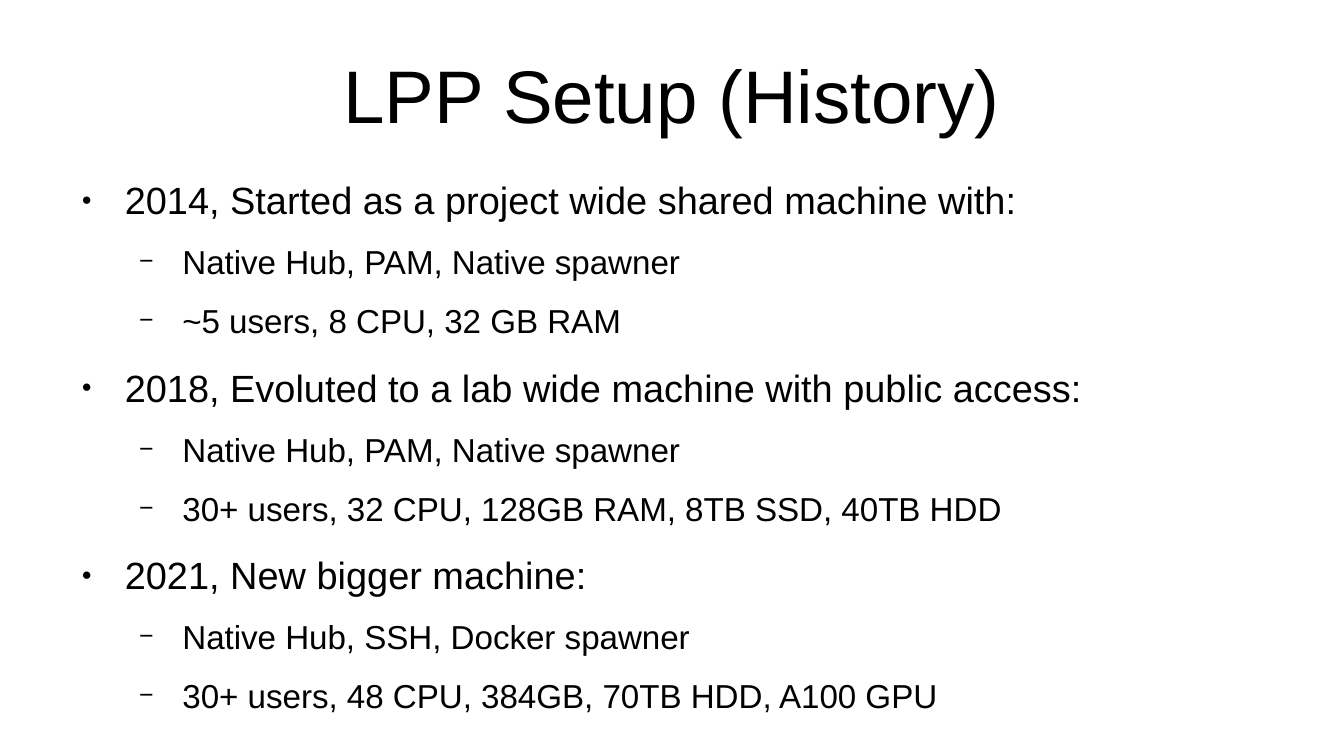
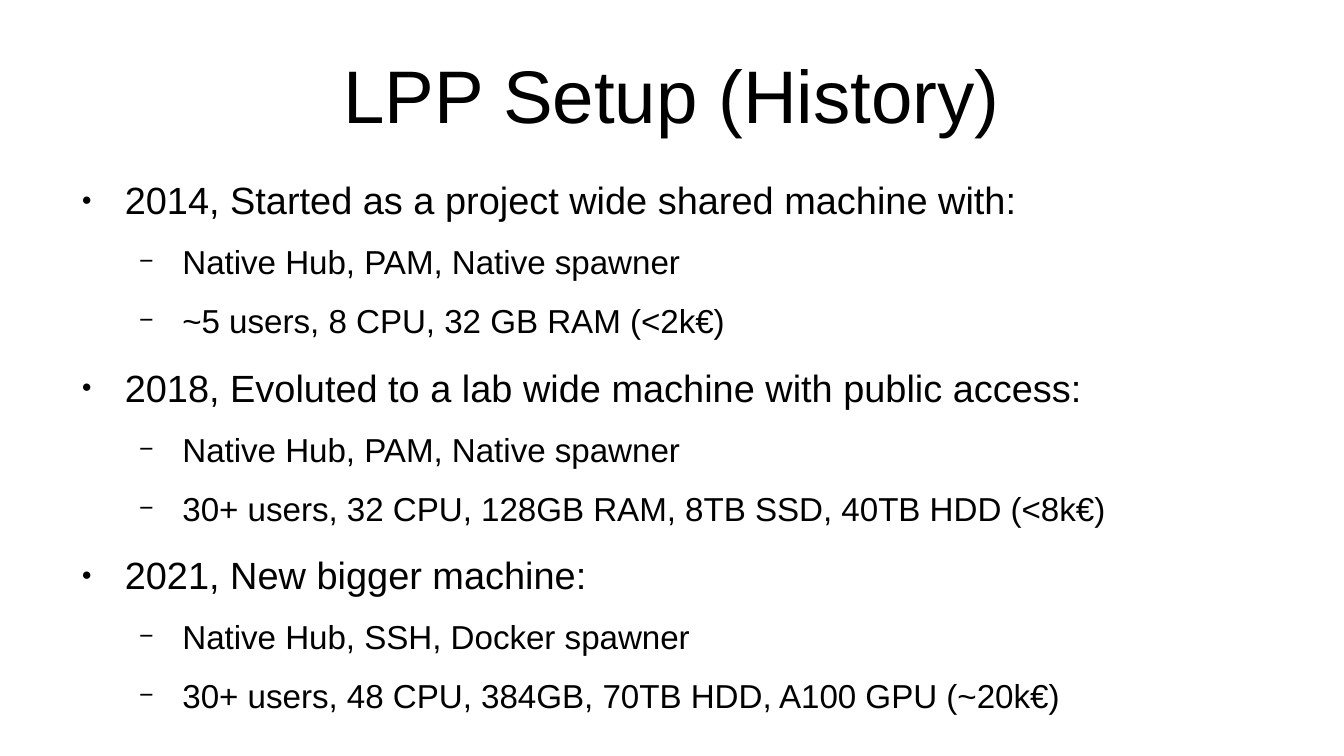
Before and after one commit to jeandet/PICo_Jupyter, a slide deck: slide 12 of PICoJupyter14042022Jeandet.odp (slide 11 before the commit). Drawn at 1344x756 pixels with LibreOffice and Linux fonts; fonts in the diff are those of the drawing. Boxes give left, top, right and bottom in pixels: in the first picture for what was removed or moved away, otherwise in the second. Text is boxed around its words. In the diff, an @@ line names an element or a change of style, - is before the commit and + after.

Commit message:
Slides WIP

```diff
--- a/PICoJupyter14042022Jeandet.odp
+++ b/PICoJupyter14042022Jeandet.odp
@@ text at <box>182,309,725,340</box>: text changed @@
-  − ~5 users, 8 CPU, 32 GB RAM
+  − ~5 users, 8 CPU, 32 GB RAM (<2k€)
@@ text at <box>182,497,1106,527</box>: text changed @@
-  − 30+ users, 32 CPU, 128GB RAM, 8TB SSD, 40TB HDD
+  − 30+ users, 32 CPU, 128GB RAM, 8TB SSD, 40TB HDD (<8k€)
@@ text at <box>182,684,1059,715</box>: text changed @@
-  − 30+ users, 48 CPU, 384GB, 70TB HDD, A100 GPU
+  − 30+ users, 48 CPU, 384GB, 70TB HDD, A100 GPU (~20k€)
```
Also in this commit, not shown: 6 other slides changed, 7 slides added.
